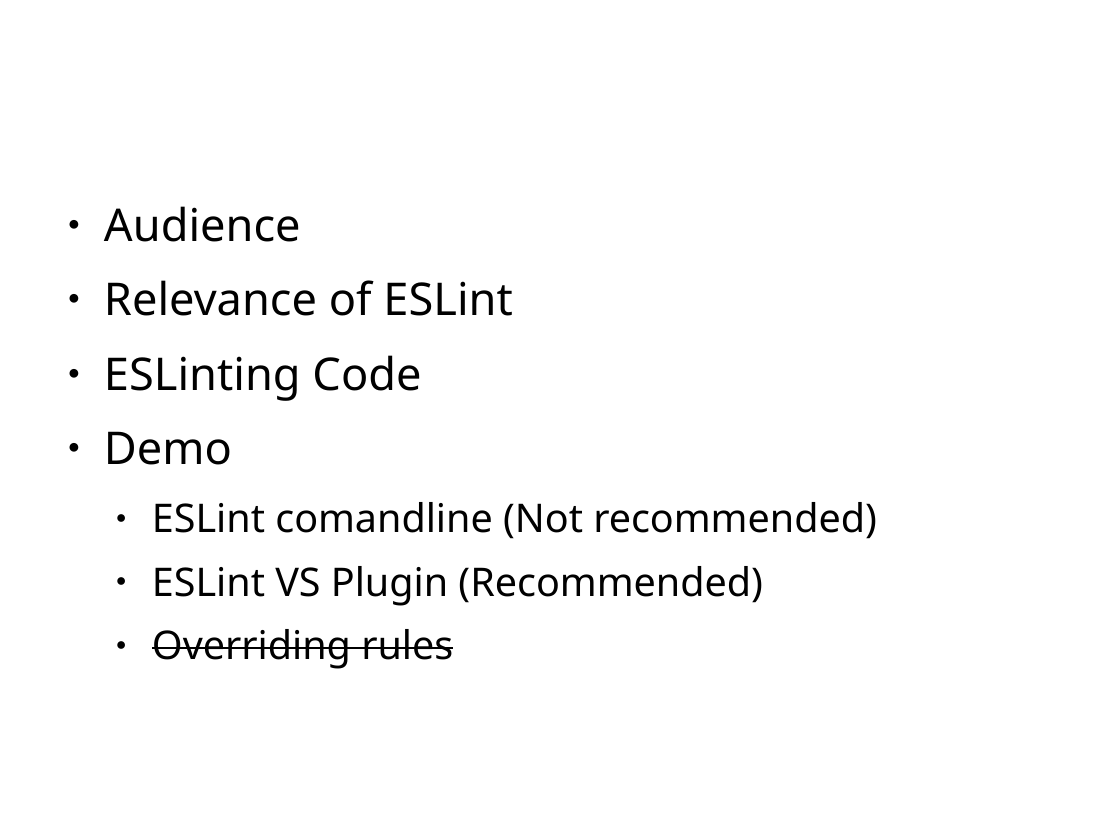
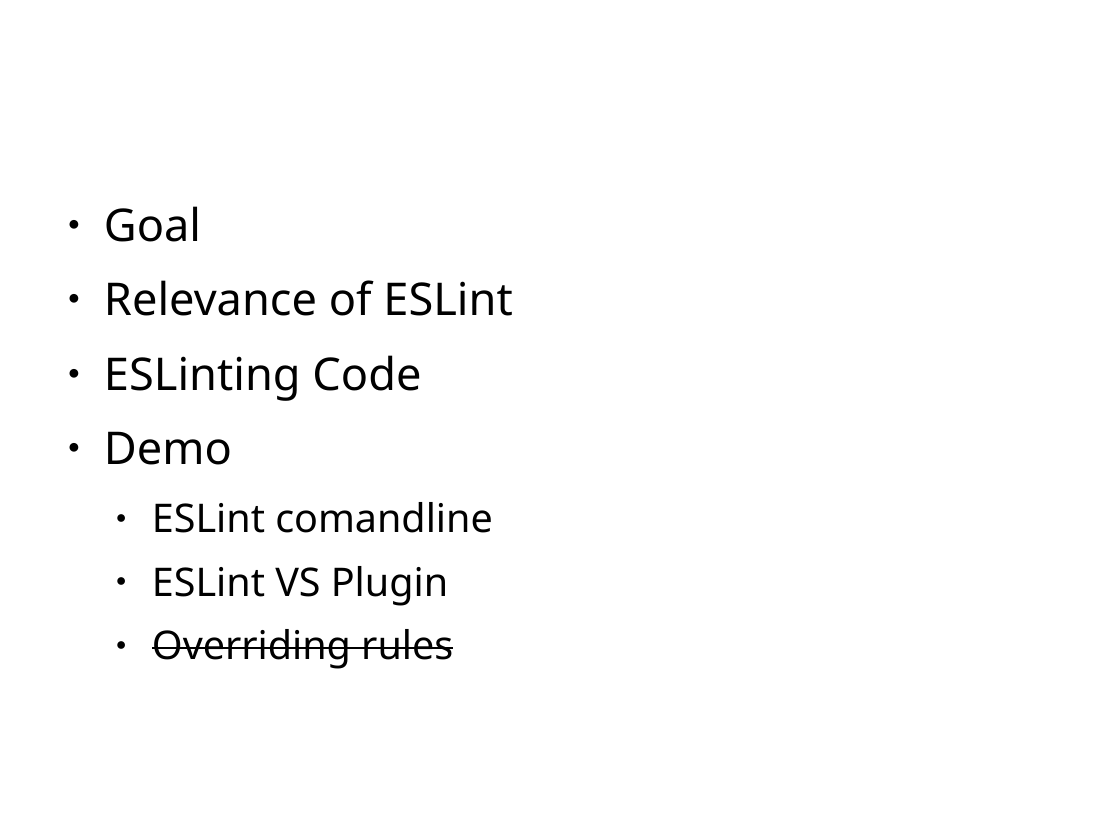
Before and after one commit to zoldello/eslint-for-beginners, a slide deck: slide 2 of eslint-talk.pptx. Drawn at 1120x840 pixels with LibreOffice and Linux fonts; fonts in the diff are those of the drawing; background and template pictures are left out. Boxes give left, top, right and bottom in pixels: in the first picture for what was removed or moved away, otherwise in the second. Text is boxed around its words. In the diff, an @@ line names an element or a change of style, - is before the commit and + after.

```diff
--- a/eslint-talk.pptx
+++ b/eslint-talk.pptx
@@ text at bbox=[104, 206, 201, 242]: text changed @@
-● Audience
+● Goal
@@ text at bbox=[152, 502, 493, 606]: text changed @@
-  ● ESLint comandline (Not recommended)
-  ● ESLint VS Plugin (Recommended)
+  ● ESLint comandline
+  ● ESLint VS Plugin
```
Also in this commit, not shown: 6 other slides changed, 1 slide added, 1 slide removed, 2 other files.
